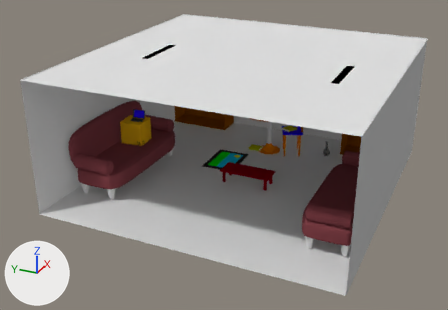
Before and after pictures for a commit that changed the Blender file Research/RW3.blend.
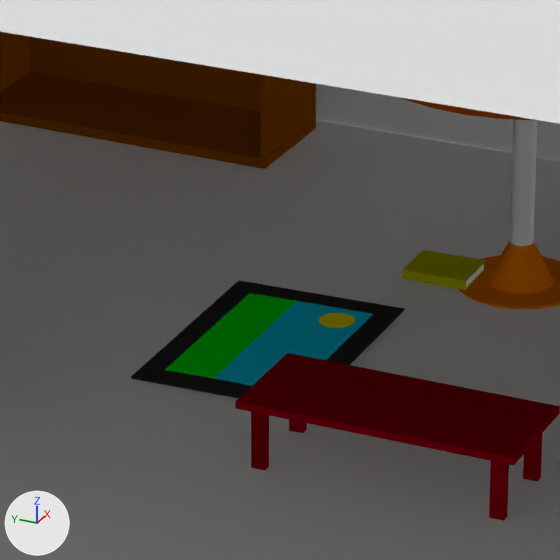
Each version appears first whole from a 50 mm camera at (-31.79, -13.07, 17.46) aimed at (-0.95, 0.81, 2.03), and next in a close-up on the part from 40% to 62% of the width and 33% to 64% of the height. Every picture has the same lights, and +X, +Y and +Z are marked at lower left.

The older version as bpy lines, for what is in view:
```python
me_cube_041 = bpy.data.meshes.new('Cube.041')
me_cube_041.from_pydata(...)  # a box spanning x -1.0..1.0, y -1.0..1.0, z -1.0..1.0
me_cube_041.materials.append(mat_material_013)  # brown #8b4b00
me_cube_050 = bpy.data.meshes.new('Cube.050')
me_cube_050.from_pydata(...)  # 123 vertices, 72 faces; spans x -0.01..0.02, y -1.02..1.03, z -0.74..0.75
# faces by material slot: [38, 1, 32, 1]
me_cube_050.materials.append(mat_material_044)  # black #303030
me_cube_050.materials.append(mat_material_045)  # green #00ff15
me_cube_050.materials.append(mat_material_046)  # yellow #fff803
me_cube_050.materials.append(mat_material_047)  # cyan #15dbff
me_obj001_pt001 = bpy.data.meshes.new('obj001_pt001')
me_obj001_pt001.from_pydata(...)  # a box spanning x -0.049..0.049, y -0.081..0.081, z -0.207..0.207
me_obj001_pt001.materials.append(mat_material_049)  # red #920012
ob_bookshelf1_pt006_001 = bpy.data.objects.new('bookshelf1_pt006.001', me_cube_041)
ob_bookshelf1_pt006_001.parent = ob_bookshelf_1
ob_bookshelf1_pt006_001.matrix_parent_inverse = Matrix(((1.0, 0.0, 0.0, 0.96), (0.0, 1.0, 0.0, -0.652), (0.0, 0.0, 1.0, -3.57), (0.0, 0.0, 0.0, 1.0)))
ob_bookshelf1_pt006_001.location = (-0.205, 2.743, 3.539)
ob_bookshelf1_pt006_001.scale = (0.72, 0.0333, 3.25)
ob_picture_2 = bpy.data.objects.new('Picture 2', me_cube_050)
ob_picture_2.location = (2.45, 2.21, -0.01)
ob_picture_2.rotation_euler = (0.0531, -1.557, 1.518)  # degrees (3, -89, 87)
ob_picture_2.scale = (1.42, 1.42, 1.42)
ob_table1_pt001_001 = bpy.data.objects.new('table1_pt001.001', me_obj001_pt001)
ob_table1_pt001_001.parent = ob_coffee_table
ob_table1_pt001_001.matrix_parent_inverse = Matrix(((1.0, 0.0, 0.0, 6.685), (0.0, 1.0, 0.0, -0.782), (0.0, 0.0, 1.0, -0.456), (0.0, 0.0, 0.0, 1.0)))
ob_table1_pt001_001.location = (-7.168, 2.136, 0.227)
# also in view: 'bookshelf1_pt005.001' at (8.11, 8.65, 3.27); 'Yellow Book 2' at (5.03, 1.1, 0.06); 'North Wall' at (9.07, -0.08, 3.89); 'table1_pt003.001' at (-0.4, 1.05, 0.32); 'Bookshelf 1' at (8.82, 6.54, 3.3)
```
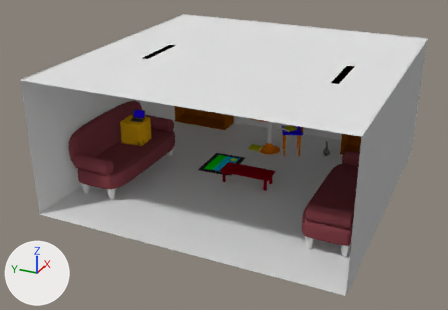
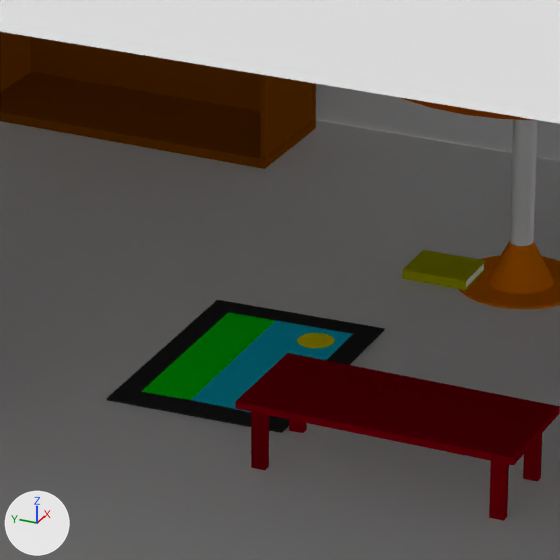
The change, as a list of edits to the scene's bpy script:
```text
Change ob_picture_2:
    ob_picture_2.location: (2.45, 2.21, -0.01) -> (1.84, 2.21, -0.01)
```

Location of each change, (x1, y1, x2, y2) in pixels of the close-ups (560 x 560 px):
'Picture 2', moved: before (131, 280, 405, 398); after (107, 300, 385, 433)
